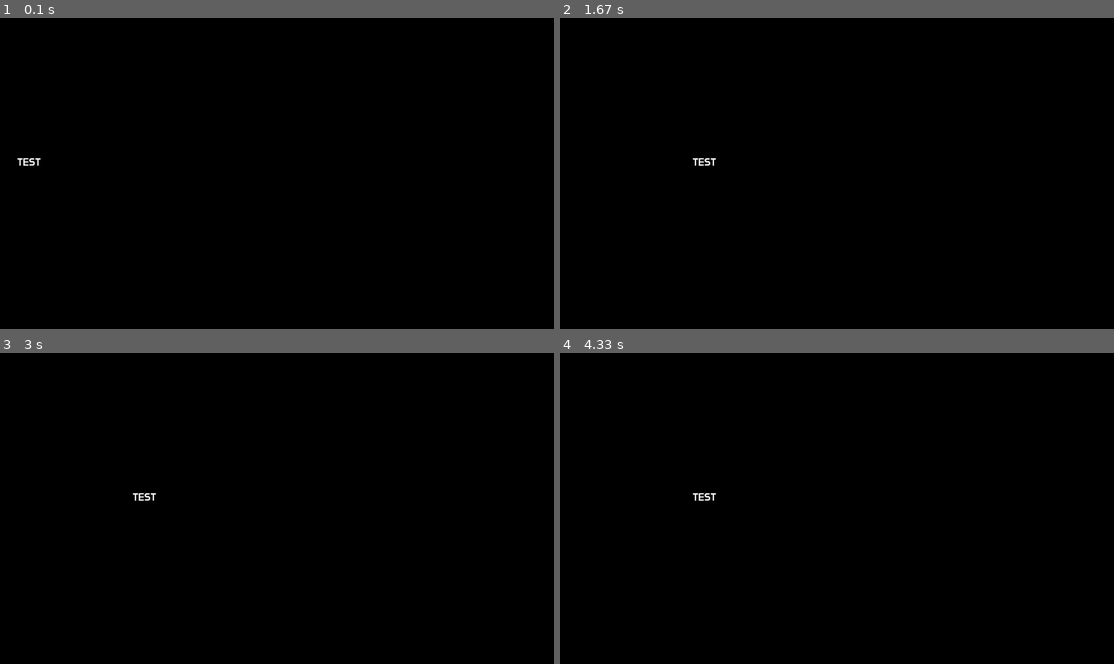
Above: before the commit, frames 1-4 (two rows, left to right).
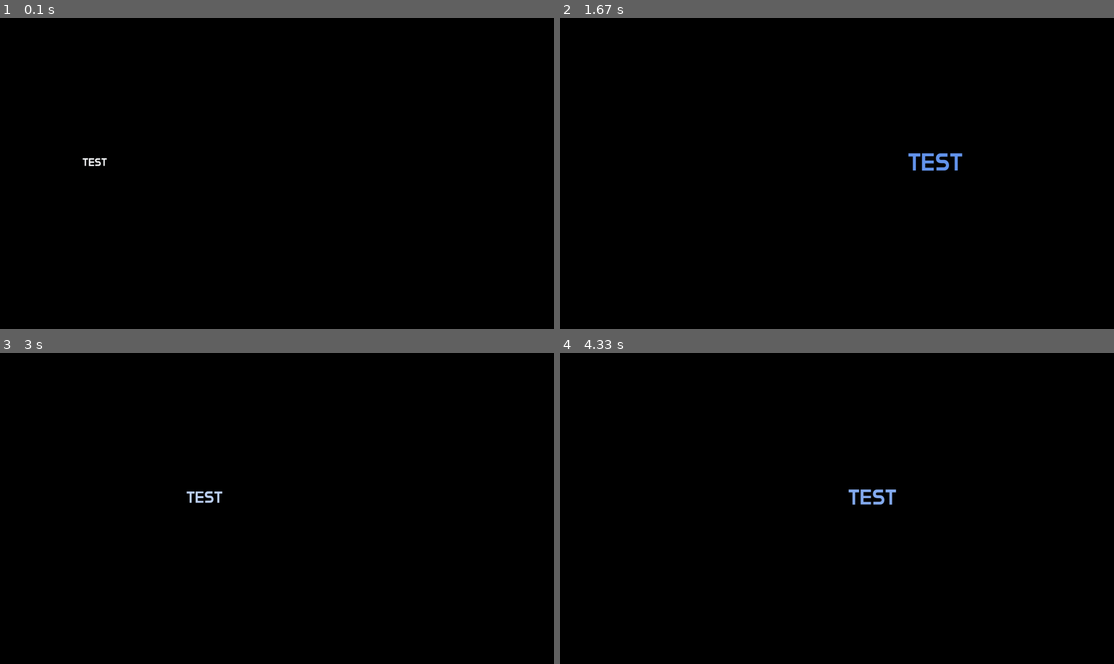
Above: after the commit, the same moments.

Repository: Dano-Sato/REMO-Engine-with-100-Examples-Pygame-
Game: pygame game, started from 15-rmath.py
Two runs of this game, one before a commit and one after it. Both use one fixed random seed, a clock stepped at 60 frames per second and the inputs below.
Inputs (mouse positions are in pixels of both pictures, inside the frame that each line leads up to):
- Up to frame 1 (0.1 s): no input
- Up to frame 2 (1.67 s): hold Left 0.33-0.87 s; move the mouse to (814, 189) at 0.37 s; hold Left 0.9-1.37 s; move the mouse to (842, 195) at 0.93 s; hold Left from 1.4 s (still down); move the mouse to (892, 241) at 1.43 s
- Up to frame 3 (3 s): release Left at 1.87 s; hold Left 1.9-2.43 s; move the mouse to (105, 583) at 1.93 s; hold Left 2.47-2.93 s; move the mouse to (343, 536) at 2.5 s; hold Left from 2.97 s (still down)
- Up to frame 4 (4.33 s): move the mouse to (848, 402) at 3 s; release Left at 3.43 s; hold Left 3.47-4 s; move the mouse to (637, 499) at 3.5 s; hold Left from 4.03 s (still down); move the mouse to (837, 545) at 4.07 s

The runs differ from the first frame. In frame 1, 0.1% of the frame differs, in the area x 3-20%, y 45-48%; in frame 2, 0.4%, in the area x 23-73%, y 43-50%; in frame 3, 0.2%; in frame 4, 0.3%.

Commit message:
보간함수 예제

Diff:
--- a/15-rmath.py
+++ b/15-rmath.py
@@ -110,15 +110,29 @@
     def initOnce(self):
         self.t = 0
         self.testObj = textObj("TEST",size=30)
-        self.start = RPoint(100,500)
-        self.dest = RPoint(500,500)
+        self.start = RPoint(300,500)
+        self.dest = RPoint(1300,500)
+        self.unfold = False
         return
     def init(self):
         return
     def update(self):
-        if self.t < 1:
+        if self.t < 1 and not self.unfold:
             self.t += 0.01
-            self.testObj.center = RMath.smooth(self.start,self.dest,self.t)
+            self.testObj.center = RMath.bounce(self.start,self.dest,self.t)
+            self.testObj.size = RMath.bounce(30,70,self.t)
+            self.testObj.color = RMath.bounce(Cs.white,Cs.cornflowerblue,self.t)
+            if self.t >= 1:
+                self.unfold = True
+                self.t = 0
+        if self.unfold and self.t < 1:
+            self.t +=0.01
+            self.testObj.center = RMath.easein(self.dest,self.start,self.t)
+            self.testObj.size = RMath.easein(70,30,self.t)
+            self.testObj.color = RMath.easein(Cs.cornflowerblue,Cs.white,self.t)
+            if self.t >= 1:
+                self.unfold = False
+                self.t = 0
         return
     def draw(self):
         self.testObj.draw()
--- a/REMOLib/visuals.py
+++ b/REMOLib/visuals.py
@@ -1,4 +1,4 @@
-import typing
+import typing,pygame
 
 
 #colorSheet
@@ -32,6 +32,149 @@
     dustyRose = (220, 174, 150)
     burgundy = (128, 0, 32)
 
+    # CSS 140개 색상 표준 추가
+    aliceblue = (240, 248, 255)
+    antiquewhite = (250, 235, 215)
+    aqua = (0, 255, 255)
+    aquamarine = (127, 255, 212)
+    azure = (240, 255, 255)
+    beige = (245, 245, 220)
+    bisque = (255, 228, 196)
+    black = (0, 0, 0)
+    blanchedalmond = (255, 235, 205)
+    blue = (0, 0, 255)
+    blueviolet = (138, 43, 226)
+    brown = (165, 42, 42)
+    burlywood = (222, 184, 135)
+    cadetblue = (95, 158, 160)
+    chartreuse = (127, 255, 0)
+    chocolate = (210, 105, 30)
+    coral = (255, 127, 80)
+    cornflowerblue = (100, 149, 237)
+    cornsilk = (255, 248, 220)
+    crimson = (220, 20, 60)
+    cyan = (0, 255, 255)
+    darkblue = (0, 0, 139)
+    darkcyan = (0, 139, 139)
+    darkgoldenrod = (184, 134, 11)
+    darkgray = (169, 169, 169)
+    darkgreen = (0, 100, 0)
+    darkkhaki = (189, 183, 107)
+    darkmagenta = (139, 0, 139)
+    darkolivegreen = (85, 107, 47)
+    darkorange = (255, 140, 0)
+    darkorchid = (153, 50, 204)
+    darkred = (139, 0, 0)
+    darksalmon = (233, 150, 122)
+    darkseagreen = (143, 188, 143)
+    darkslateblue = (72, 61, 139)
+    darkslategray = (47, 79, 79)
+    darkturquoise = (0, 206, 209)
+    darkviolet = (148, 0, 211)
+    deeppink = (255, 20, 147)
+    deepskyblue = (0, 191, 255)
+    dimgray = (105, 105, 105)
+    dodgerblue = (30, 144, 255)
+    firebrick = (178, 34, 34)
+    floralwhite = (255, 250, 240)
+    forestgreen = (34, 139, 34)
+    fuchsia = (255, 0, 255)
+    gainsboro = (220, 220, 220)
+    ghostwhite = (248, 248, 255)
+    gold = (255, 215, 0)
+    goldenrod = (218, 165, 32)
+    gray = (128, 128, 128)
+    green = (0, 128, 0)
+    greenyellow = (173, 255, 47)
+    honeydew = (240, 255, 240)
+    hotpink = (255, 105, 180)
+    indianred = (205, 92, 92)
+    indigo = (75, 0, 130)
+    ivory = (255, 255, 240)
+    khaki = (240, 230, 140)
+    lavender = (230, 230, 250)
+    lavenderblush = (255, 240, 245)
+    lawngreen = (124, 252, 0)
+    lemonchiffon = (255, 250, 205)
+    lightblue = (173, 216, 230)
+    lightcoral = (240, 128, 128)
+    lightcyan = (224, 255, 255)
+    lightgoldenrodyellow = (250, 250, 210)
+    lightgreen = (144, 238, 144)
+    lightgrey = (211, 211, 211)
+    lightpink = (255, 182, 193)
+    lightsalmon = (255, 160, 122)
+    lightseagreen = (32, 178, 170)
+    lightskyblue = (135, 206, 250)
+    lightslategray = (119, 136, 153)
+    lightsteelblue = (176, 196, 222)
+    lightyellow = (255, 255, 224)
+    lime = (0, 255, 0)
+    limegreen = (50, 205, 50)
+    linen = (250, 240, 230)
+    magenta = (255, 0, 255)
+    maroon = (128, 0, 0)
+    mediumaquamarine = (102, 205, 170)
+    mediumblue = (0, 0, 205)
+    mediumorchid = (186, 85, 211)
+    mediumpurple = (147, 112, 219)
+    mediumseagreen = (60, 179, 113)
+    mediumslateblue = (123, 104, 238)
+    mediumspringgreen = (0, 250, 154)
+    mediumturquoise = (72, 209, 204)
+    mediumvioletred = (199, 21, 133)
+    midnightblue = (25, 25, 112)
+    mintcream = (245, 255, 250)
+    mistyrose = (255, 228, 225)
+    moccasin = (255, 228, 181)
+    navajowhite = (255, 222, 173)
+    navy = (0, 0, 128)
+    oldlace = (253, 245, 230)
+    olive = (128, 128, 0)
+    olivedrab = (107, 142, 35)
+    orange = (255, 165, 0)
+    orangered = (255, 69, 0)
+    orchid = (218, 112, 214)
+    palegoldenrod = (238, 232, 170)
+    palegreen = (152, 251, 152)
+    paleturquoise = (175, 238, 238)
+    palevioletred = (219, 112, 147)
+    papayawhip = (255, 239, 213)
+    peachpuff = (255, 218, 185)
+    peru = (205, 133, 63)
+    pink = (255, 192, 203)
+    plum = (221, 160, 221)
+    powderblue = (176, 224, 230)
+    purple = (128, 0, 128)
+    rebeccapurple = (102, 51, 153)
+    red = (255, 0, 0)
+    rosybrown = (188, 143, 143)
+    royalblue = (65, 105, 225)
+    saddlebrown = (139, 69, 19)
+    salmon = (250, 128, 114)
+    sandybrown = (244, 164, 96)
+    seagreen = (46, 139, 87)
+    seashell = (255, 245, 238)
+    sienna = (160, 82, 45)
+    silver = (192, 192, 192)
+    skyblue = (135, 206, 235)
+    slateblue = (106, 90, 205)
+    slategray = (112, 128, 144)
+    snow = (255, 250, 250)
+    springgreen = (0, 255, 127)
+    steelblue = (70, 130, 180)
+    tan = (210, 180, 140)
+    teal = (0, 128, 128)
+    thistle = (216, 191, 216)
+    tomato = (255, 99, 71)
+    turquoise = (64, 224, 208)
+    violet = (238, 130, 238)
+    wheat = (245, 222, 179)
+    white = (255, 255, 255)
+    whitesmoke = (245, 245, 245)
+    yellow = (255, 255, 0)
+    yellowgreen = (154, 205, 50)
+
     __hexCodePipeline = {}
 
     @classmethod
@@ -61,6 +204,14 @@
             Cs.__hexCodePipeline[hex]=rgb
             return rgb
 
+    @classmethod
+    def __getattr__(cls, name: str) -> pygame.Color:
+        """존재하지 않는 속성에 접근할 때 pygame.Color 객체를 반환"""
+        try:
+            # Pygame의 Color 객체를 그대로 반환
+            return pygame.Color(name.lower())
+        except ValueError:
+            raise AttributeError(f"'{cls.__name__}' 클래스에 '{name}' 속성이 없습니다.")
 
 class Icons:
     '''
